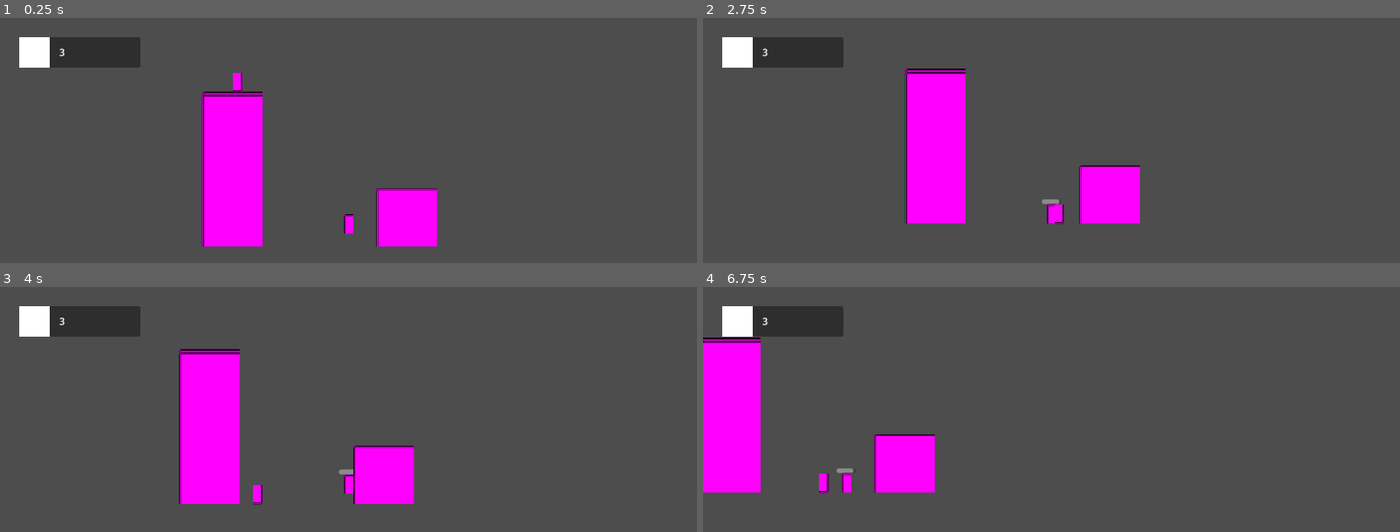
Above: before the commit, frames 1-4 (two rows, left to right).
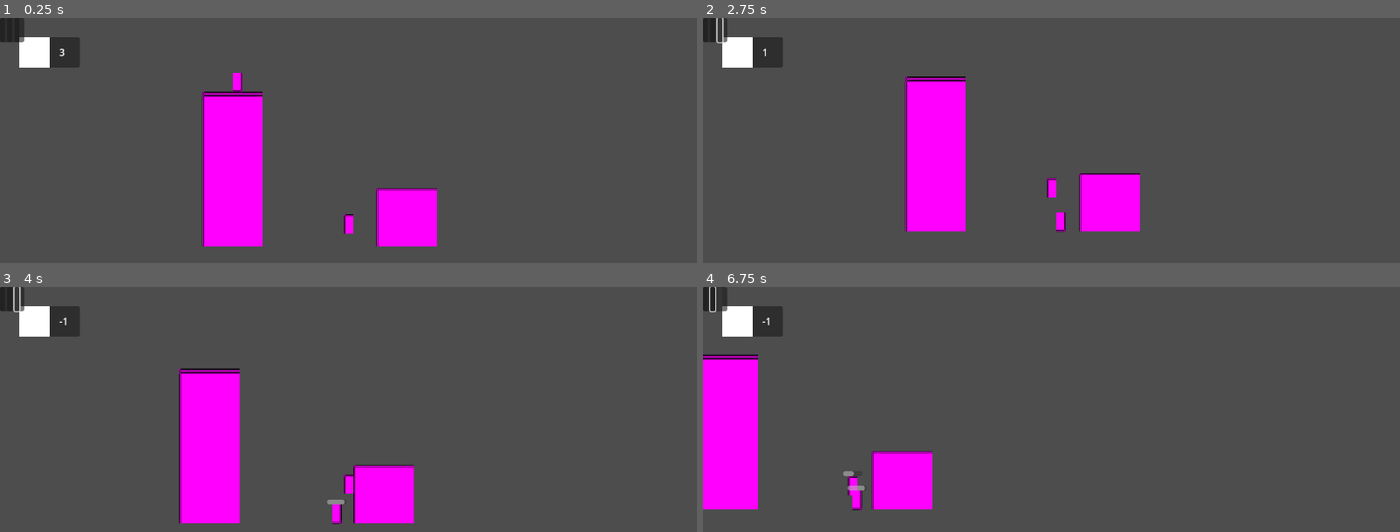
Above: after the commit, the same moments.

Repository: INV-matt/GMTK-game-jam
Game: Godot game, scene res://Main/main.tscn
Two runs of this game, one before a commit and one after it. Both use one fixed random seed, a clock stepped at 60 frames per second and the inputs below.
Inputs (mouse positions are in pixels of both pictures, inside the frame that each line leads up to):
- Up to frame 1 (0.25 s): no input
- Up to frame 2 (2.75 s): click (703, 30) at 0.52 s; click (709, 30) at 1.27 s; click (716, 30) at 2.02 s
- Up to frame 3 (4 s): hold D (pl_right) from 2.78 s (still down); tap Z (pl_attack) at 2.85 s; tap Space (pl_jump) at 3.02, 3.77 s; tap E (pl_dash) at 3.6 s
- Up to frame 4 (6.75 s): release D (pl_right) at 4.28 s; hold A (pl_left) 4.28-5.03 s; tap Tab (pl_scout) at 4.35, 6.6 s; hold D (pl_right) 5.03-6.53 s; tap Z (pl_attack) at 5.1 s; tap Space (pl_jump) at 5.27, 6.02 s; hold E (pl_dash) 5.78-6.53 s; hold A (pl_left) from 6.53 s (still down)

The runs differ from the first frame. In frame 1, 1.4% of the frame differs, in the area x 0-21%, y 0-21%; in frame 2, 3.2%; in frame 3, 4.8%; in frame 4, 4.8%, in the area x 0-34%, y 0-92%.

Commit message:
Implementing lives system

Diff:
--- a/Components/Health/health_component.gd
+++ b/Components/Health/health_component.gd
@@ -18,6 +18,9 @@
 
 var health: int
 
+signal death
+signal damaged
+
 func _updateBar():
   #print(health)
 
@@ -27,6 +30,7 @@
 
 func healAll():
   health = MaxHealth
+  if IsPlayer: SignalBus.emit_signal("player_healt_changed", health)
   _updateBar()
 
 func _ready() -> void:
@@ -37,8 +41,6 @@
 
   _updateBar()
 
-signal death
-signal damaged
 
 func doDamage(amt: int):
   health -= amt
--- a/Enemies/Basic Enemy/basic_enemy.tscn
+++ b/Enemies/Basic Enemy/basic_enemy.tscn
@@ -15,6 +15,7 @@
 [node name="basic_enemy" type="CharacterBody2D"]
 collision_layer = 4
 script = ExtResource("1_o6f8y")
+DmgAmt = 50
 
 [node name="Sprite2D" type="Sprite2D" parent="."]
 position = Vector2(4.76837e-07, 4.76837e-07)
--- a/Main/BodyManager.gd
+++ b/Main/BodyManager.gd
@@ -10,14 +10,14 @@
     array = get_all_children(child, array)
   return array
 
-func _respawnPlayer() :
+func _respawnPlayer():
   playerhealth.healAll()
   player.global_position = respawnPosition
 
-func _onPlayerDeath() :
+func _onPlayerDeath():
   var pos = player.global_position
 
-  if pos == Vector2.ZERO :
+  if pos == Vector2.ZERO:
     return
 
   _respawnPlayer()
@@ -25,8 +25,8 @@
   var body = StaticBody2D.new()
   var shape: CollisionShape2D = CollisionShape2D.new()
 
-  for i in player.get_children() :
-    if i is CollisionShape2D :
+  for i in player.get_children():
+    if i is CollisionShape2D:
       shape.shape = i.shape
       shape.shape.radius = i.shape.radius
       shape.shape.height = i.shape.height
@@ -34,21 +34,21 @@
   body.add_child(shape)
   body.global_position = pos
 
-  print(shape)
-  print(body)
+  #print(shape)
+  #print(body)
 
   get_tree().get_root().add_child(body)
 
-func _resetLevel() :
+func _resetLevel():
   var root = get_tree().get_root()
 
   for element in get_all_children(root):
-    if element is Player :
+    if element is Player:
       respawnPosition = element.global_position
       player = element
 
-      for i in element.get_children() :
-        if i is HealthComponent :
+      for i in element.get_children():
+        if i is HealthComponent:
           playerhealth = i
           i.death.connect(_onPlayerDeath)
 
--- /dev/null
+++ b/Main/LivesManager.gd
@@ -0,0 +1,18 @@
+extends Node
+
+@export var MaxPlayerLives = 3
+var remainingLives: int
+
+
+func _ready() -> void:
+  remainingLives = MaxPlayerLives
+
+  SignalBus.player_death.connect(RemoveLife)
+
+func RemoveLife() -> void:
+  remainingLives -= 1
+  if remainingLives <= 0: _handleAllLivesLost()
+
+
+func _handleAllLivesLost() -> void:
+  print("YOU DED DED frfr")
--- /dev/null
+++ b/Main/choose_powers.gd
@@ -0,0 +1,12 @@
+extends CanvasLayer
+
+@export var Buttons: Array[Button]
+
+
+@export var powers: Array[Power]
+
+func DisplayPowers():
+  for i in range(len(Buttons)):
+    Buttons[i].text = powers[i % len(powers)].Name
+    Buttons[i].pressed.connect(powers[i % len(powers)].apply_power_passive)
+    Buttons[i].pressed.connect(powers[i % len(powers)].apply_power_death)
--- a/Main/lives_container.gd
+++ b/Main/lives_container.gd
@@ -1,23 +1,18 @@
 extends HBoxContainer
 
-#TODO move lives counter to a better place
-@export var MaxPlayerLives = 3
 
 @export var LivesLabel: Label
 
-var _remainingLives = 0
+func _ready():
+  LivesLabel.text = str(LivesManager.MaxPlayerLives)
 
-func _ready():
-  _remainingLives = MaxPlayerLives
-  LivesLabel.text = str(MaxPlayerLives)
-
-  SignalBus.player_death.connect(Callable(self, "_on_player_death"))
-  SignalBus.player_healt_changed.connect(Callable(self, "_on_player_health_changed"))
+  SignalBus.player_death.connect(_on_player_death)
+  SignalBus.player_healt_changed.connect(_on_player_health_changed)
 
 
 func _on_player_death() -> void:
-  _remainingLives -= 1
-  LivesLabel.text = str(_remainingLives)
+  LivesManager.RemoveLife()
+  LivesLabel.text = str(LivesManager.remainingLives)
   print("bruh")
 
 
--- a/Main/main.tscn
+++ b/Main/main.tscn
@@ -1,9 +1,10 @@
-[gd_scene load_steps=9 format=3 uid="uid://b3ip2tsabj3dm"]
+[gd_scene load_steps=10 format=3 uid="uid://b3ip2tsabj3dm"]
 
 [ext_resource type="PackedScene" uid="uid://cnv1i1bs5daa0" path="res://Player/player.tscn" id="1_2w1kt"]
 [ext_resource type="Script" uid="uid://jy3cw8fsadki" path="res://Main/camera_movement.gd" id="2_qvhan"]
 [ext_resource type="PackedScene" uid="uid://q2g8uqvyfrap" path="res://Enemies/Basic Enemy/basic_enemy.tscn" id="3_qvhan"]
 [ext_resource type="Script" uid="uid://djrembxkjudx2" path="res://Main/lives_container.gd" id="4_eunhr"]
+[ext_resource type="Script" uid="uid://jd6ed085tkkx" path="res://Main/choose_powers.gd" id="5_k3v36"]
 
 [sub_resource type="WorldBoundaryShape2D" id="WorldBoundaryShape2D_ik0b0"]
 
@@ -73,7 +74,7 @@
 theme_override_constants/margin_bottom = 32
 
 [node name="PanelContainer" type="PanelContainer" parent="CanvasLayer/MarginContainer"]
-custom_minimum_size = Vector2(200, 50)
+custom_minimum_size = Vector2(100, 50)
 layout_mode = 2
 size_flags_horizontal = 0
 size_flags_vertical = 0
@@ -84,11 +85,31 @@
 script = ExtResource("4_eunhr")
 LivesLabel = NodePath("Label")
 
-[node name="Heart" type="ColorRect" parent="CanvasLayer/MarginContainer/PanelContainer/LivesContainer"]
+[node name="HeartIcon" type="ColorRect" parent="CanvasLayer/MarginContainer/PanelContainer/LivesContainer"]
 custom_minimum_size = Vector2(50, 0)
 layout_mode = 2
 size_flags_horizontal = 0
 
 [node name="Label" type="Label" parent="CanvasLayer/MarginContainer/PanelContainer/LivesContainer"]
 layout_mode = 2
-text = "100"
+text = "3"
+
+[node name="ChoosePowers" type="CanvasLayer" parent="." node_paths=PackedStringArray("powers")]
+script = ExtResource("5_k3v36")
+powers = [null, null, null]
+
+[node name="PanelContainer" type="PanelContainer" parent="ChoosePowers"]
+offset_right = 40.0
+offset_bottom = 40.0
+
+[node name="HBoxContainer" type="HBoxContainer" parent="ChoosePowers/PanelContainer"]
+layout_mode = 2
+
+[node name="Button" type="Button" parent="ChoosePowers/PanelContainer/HBoxContainer"]
+layout_mode = 2
+
+[node name="Button2" type="Button" parent="ChoosePowers/PanelContainer/HBoxContainer"]
+layout_mode = 2
+
+[node name="Button3" type="Button" parent="ChoosePowers/PanelContainer/HBoxContainer"]
+layout_mode = 2
--- a/Powers/Attack Power/attack_power.tscn
+++ b/Powers/Attack Power/attack_power.tscn
@@ -4,3 +4,4 @@
 
 [node name="attack_power" type="Node2D" groups=["power"]]
 script = ExtResource("1_8i07b")
+Name = "Attack"
--- a/Powers/Base Power/base_power.gd
+++ b/Powers/Base Power/base_power.gd
@@ -1,33 +1,34 @@
 extends Node
 
 class_name Power
+@export var Name = ""
 
-func _get_player() :
+func _get_player():
   var parent = get_parent()
 
-  if not parent is Player :
+  if not parent is Player:
     return
 
   return parent
 
 # Apply the power's passive effects eg. activating a double jump
-func apply_power_passive() -> void :
+func apply_power_passive() -> void:
   var player = _get_player()
 
-  if player :
+  if player:
     _power_passive(player)
 
 # Apply the power's on-death effects eg. exploding violently
-func apply_power_death() -> void :
+func apply_power_death() -> void:
   var player = _get_player()
 
-  if player :
+  if player:
     _power_death(player)
 
 # Override this one /w passive power effects
-func _power_passive(player: Player) -> void :
+func _power_passive(player: Player) -> void:
   pass
 
 # Override this one /w on death effects
-func _power_death(player: Player) -> void :
+func _power_death(player: Player) -> void:
   pass
--- a/Powers/Climb Power/climb_power.tscn
+++ b/Powers/Climb Power/climb_power.tscn
@@ -4,3 +4,4 @@
 
 [node name="climb_power" type="Node2D" groups=["power"]]
 script = ExtResource("1_g7bkn")
+Name = "Climb"
--- a/Powers/Dash Power/dash_power.tscn
+++ b/Powers/Dash Power/dash_power.tscn
@@ -4,3 +4,4 @@
 
 [node name="dash" type="Node2D" groups=["power"]]
 script = ExtResource("1_mh6kn")
+Name = "Dash"
--- a/Powers/Double Jump Power/double_jump_power.tscn
+++ b/Powers/Double Jump Power/double_jump_power.tscn
@@ -4,3 +4,4 @@
 
 [node name="double_jump" type="Node2D" groups=["power"]]
 script = ExtResource("1_v882p")
+Name = "Double Jump"
--- a/project.godot
+++ b/project.godot
@@ -19,6 +19,7 @@
 
 SignalBus="*res://Main/SignalBus.gd"
 BodyManager="*res://Main/BodyManager.gd"
+LivesManager="*res://Main/LivesManager.gd"
 
 [dotnet]
 
Not shown, added: Main/LivesManager.gd.uid
Not shown, added: Main/choose_powers.gd.uid
